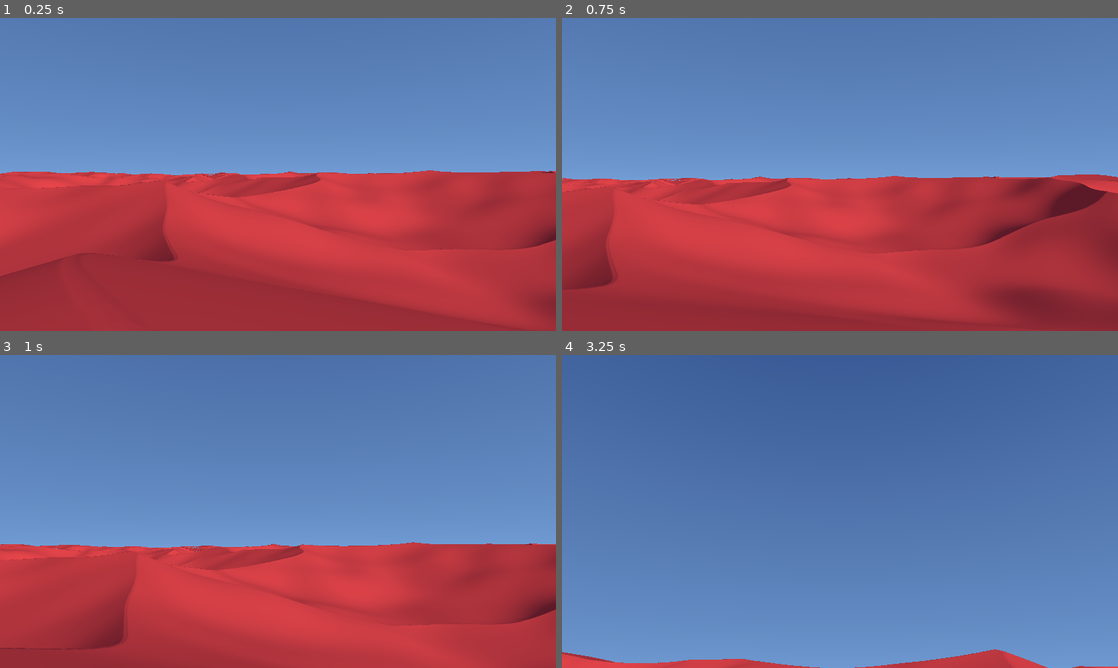
Above: before the commit, frames 1-4 (two rows, left to right).
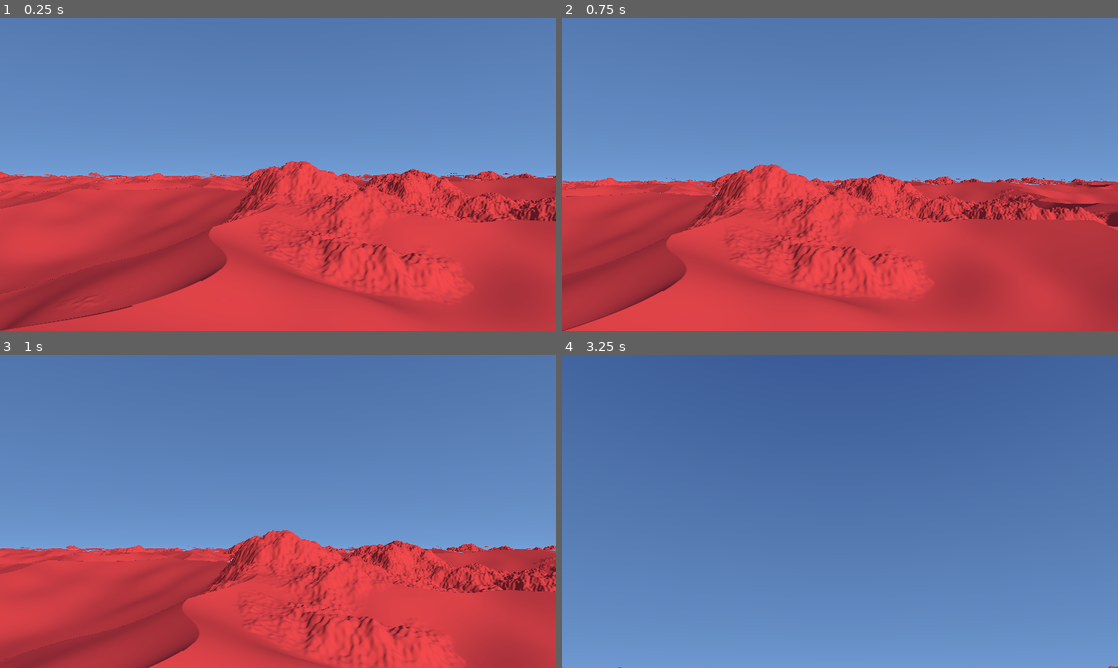
Above: after the commit, the same moments.

Repository: timo-eberl/realtime-graphics-exercises
Game: Godot game, scene res://scene.tscn
Same seed, same stepped clock (60 frames per second), same inputs: the game is played once before the commit and once after it.
Inputs (mouse positions are in pixels of both pictures, inside the frame that each line leads up to):
- Up to frame 1 (0.25 s): no input
- Up to frame 2 (0.75 s): tap Enter at 0.5 s; move the mouse to (867, 174) at 0.52 s; hold W (move_forward) from 0.53 s (still down); tap R at 0.6 s
- Up to frame 3 (1 s): keep holding W (move_forward)
- Up to frame 4 (3.25 s): keep holding W (move_forward); move the mouse to (812, 511) at 1.27 s; tap M at 1.35 s; tap Space at 2 s; move the mouse to (851, 505) at 2.02 s; tap N at 2.1 s; tap Enter at 2.75 s; move the mouse to (834, 517) at 2.77 s; tap L at 2.85 s

The runs differ from the first frame. In frame 1, 25% of the frame differs, in the area x 0-100%, y 45-100%; in frame 2, 28%, in the area x 0-100%, y 46-100%; in frame 3, 18%; in frame 4, 2.0%.

Commit message:
add rock sdf anf a LOT of optimization to make it at least somewhat real-time

Diff:
--- a/project-2/src/scene.gdshader
+++ b/project-2/src/scene.gdshader
@@ -1,7 +1,7 @@
 shader_type canvas_item;
 // constants
 const float EPSILON = 0.5; // larger than 0, but so small every smaller value is negative
-const float GRADIENT_DT = 0.5;
+const float GRADIENT_DT = 0.25;
 const int MAX_STEPS = 150; // ray march steps
 const float MAX_DISTANCE = 1000.0; // from surface; if we are that far, we won't hit anything
 const bool ORTHO_VIEW = false;
@@ -25,8 +25,11 @@
 // tone mapper (set from script)
 uniform float l_white : hint_range(0.0, 10.0) = 1.0;
 uniform float exposure : hint_range(-10.0, 10.0) = 0.0;
+// rock
+uniform float rock_height_offset = 0.0;
+uniform float rock_height = 200.0;
 // textures
-uniform sampler2D noise_texture : filter_linear, repeat_enable;
+// uniform sampler2D noise_texture : filter_linear, repeat_enable;
 // used to generate the ray
 varying vec3 _ray_p; varying vec3 _ray_dir;
 
@@ -81,23 +84,76 @@
 	return sky(ray.dir);
 }
 
-float height_at(vec3 p, out float debug) {
-	float s = 250.0;
-	vec2 uv = p.xz / s;
-	// float noise = texture(noise_texture, uv * 2.0).x;
+float fractal_snoise( vec2 x, int from, int to, int last ) {
+	float persistence = 0.27;
+	float lacunarity = 3.8;
+	float n = 0.0;
+	float frequency = 1.0;
+	float amplitude = 1.0;
+	float max_n = 0.0;
+
+	for (int i = 0; i < from; i++) {
+		max_n += amplitude;
+		frequency *= lacunarity;
+		amplitude *= persistence;
+	}
+	for (int i = from; i < to; i++) {
+		n += snoise(x * frequency) * amplitude;
+		max_n += amplitude;
+		frequency *= lacunarity;
+		amplitude *= persistence;
+	}
+	for (int i = to; i < last; i++) {
+		max_n += amplitude;
+		frequency *= lacunarity;
+		amplitude *= persistence;
+	}
+
+	return n / max_n; // normalize the result
+}
+
+float rock_height_at(vec3 p, float threshold) {
+	vec2 uv = p.xz / 1000.0;
+	float h0 = rock_height_offset / rock_height;
+	float fn02 = fractal_snoise(uv, 0, 2, 5); // first 2 of 5 octaves
+	float noise = fn02 * rock_height + rock_height_offset;
+	// only if the rock is above the sand, we calculate the other octaves
+	if (noise > threshold - rock_height * 0.1) {
+		float fn25 = fractal_snoise(uv, 2, 5, 5);
+		noise = (fn02+fn25) * rock_height + rock_height_offset;
+	}
+	return noise;// * rock_height + rock_height_offset;
+}
+
+float sand_height_at(vec3 p) {
+	vec2 uv = p.xz / 250.0;
 	float noise = snoise(uv * 2.5) * 0.7;
 	uv += noise * 0.1;
-	debug = noise;
 	float height = cellular2x2(uv).x;
 	height = smoothstep(0, 1, height);
 	return height * 60.0;
 }
 
-float sdf(vec3 p) {
-	float debug;
-	float ground = sdPlane(p, vec3(0,1,0), 1.0-height_at(p, debug));
-	return ground;
-}
+float smooth_height_at(vec3 p) {
+	float sh = sand_height_at(p);
+	// pass high threshold height so the rock height is calculated with less detail
+	float rh = rock_height_at(p, sh) + 0.0;
+	return max(sh, rh);
+}
+
+float sdf_detail(vec3 p, out bool is_close_to_rock) {
+	float sh = sand_height_at(p);
+	// pass the sand height so the rock height can be calculated with less detail
+	// where the sand is covering the rocks
+	float rh = rock_height_at(p, sh);
+	float sdSand = sdPlane(p, vec3(0,1,0), -sh);
+	float sdRock = sdPlane(p, vec3(0,1,0), -rh);
+	is_close_to_rock = sdRock - sdSand < 10.0 && sdRock < 50.0;
+	return opSmoothUnion(sdSand, sdRock, 5.0);
+	// return opUnion(sdSand, sdRock);
+}
+
+float sdf(vec3 p) { bool b; return sdf_detail(p, b); }
 
 vec3 gradient(vec3 p) {
 	const vec3 dx = vec3(GRADIENT_DT, 0.0, 0.0);
@@ -111,6 +167,10 @@
 
 float inv_lerp(float a, float b, float v) {
 	return (v-a) / (b-a);
+}
+
+float remap(float i_a, float i_b, float o_a, float o_b, float v) {
+	return mix(o_a, o_b, inv_lerp(i_a, i_b, v));
 }
 
 vec3 visualize_normal(vec3 n) {
@@ -129,17 +189,23 @@
 	vec3 p = ray.p;
 	float d;
 	for (int i = 0; i < MAX_STEPS; ++i) {
-		d = sdf(p);
+		bool is_close_to_rock;
+		d = sdf_detail(p, is_close_to_rock);
 		if (d < EPSILON || d > MAX_DISTANCE) {
 			break;
 		}
+		if (is_close_to_rock) {
+			// decrease stepsize the closer we are to a rock to avoid rendering artifacts
+			// caused by the fact that the rock sdf has a lipschitz constant > 1
+			float t = remap(50.0, 0.0, 1.0, 0.5, d);
+			t = min(1.0, t);
+			d *= t;
+		}
 		p = p + ray.dir * d;
 	}
 
 	if (d < EPSILON) { // shade surface
 		vec3 normal = normalize(gradient(p));
-		float debug;
-		height_at(p, debug);
 		if (SHOW_HEIGHT_CONTOUR_LINES) {
 			float t = distance( fract( p.y/HEIGHT_CONTOUR_LINES_DISTANCE + 0.5 ), 0.5 );
 			if (t < 0.03) { return vec3(0); }
@@ -157,8 +223,7 @@
 		ray = orthographic_ray(ORTHO_CAM_SIZE_Y, aspect_ratio, UV);
 	}
 	else {
-		float debug;
-		vec3 cam_pos = camera_position + vec3(0, height_at(camera_position, debug), 0);
+		vec3 cam_pos = camera_position + vec3(0, smooth_height_at(camera_position), 0);
 		ray = perspective_ray(azimuth, elevation, cam_pos, aspect_ratio, vertical_fov_radians, UV);
 	}
 	_ray_p = ray.p; _ray_dir = ray.dir;
@@ -172,14 +237,7 @@
 void fragment() {
 	Ray ray = Ray(_ray_p, normalize(_ray_dir));
 
-	//if (ORTHO_VIEW) {
-		//ray.dir = vec3(0,-1,0);
-		//ray.p.y = 100.0;
-		//ray.p.x = mix(-ORTHO_CAM_SIZE_Y * aspect_ratio, ORTHO_CAM_SIZE_Y * aspect_ratio, UV.x);
-		//ray.p.z = mix(-ORTHO_CAM_SIZE_Y, ORTHO_CAM_SIZE_Y, UV.y);
-	//}
-
 	COLOR = vec4(linear_to_sRGB(tonemap_reinhard(
-		sphere_trace_ray(ray) * pow(2.0, exposure),
-	l_white)), 1.0);
-}
+		sphere_trace_ray(ray) * pow(2.0, exposure), l_white
+	)), 1.0);
+}
--- a/project-2/src/scene.tscn
+++ b/project-2/src/scene.tscn
@@ -1,19 +1,7 @@
-[gd_scene load_steps=6 format=3 uid="uid://hvoagqtln2c4"]
+[gd_scene load_steps=4 format=3 uid="uid://hvoagqtln2c4"]
 
 [ext_resource type="Script" path="res://scene.gd" id="1_pttkg"]
 [ext_resource type="Shader" path="res://scene.gdshader" id="1_vrx5x"]
-
-[sub_resource type="FastNoiseLite" id="FastNoiseLite_wp1ca"]
-noise_type = 5
-frequency = 0.0032
-fractal_octaves = 1
-
-[sub_resource type="NoiseTexture2D" id="NoiseTexture2D_ok784"]
-width = 1024
-height = 1024
-seamless = true
-seamless_blend_skirt = 0.35
-noise = SubResource("FastNoiseLite_wp1ca")
 
 [sub_resource type="ShaderMaterial" id="ShaderMaterial_vpmjg"]
 shader = ExtResource("1_vrx5x")
@@ -31,7 +19,7 @@
 shader_parameter/color_c = null
 shader_parameter/color_d = null
 shader_parameter/aspect_ratio = 1.77778
-shader_parameter/camera_position = Vector3(151.82, 2, -387.02)
+shader_parameter/camera_position = Vector3(416.375, 30.005, -410.605)
 shader_parameter/azimuth = 0.0
 shader_parameter/elevation = 0.0
 shader_parameter/vertical_fov_radians = 0.785398
@@ -42,7 +30,8 @@
 shader_parameter/cos_sun_radius = 0.999799
 shader_parameter/l_white = 2.0
 shader_parameter/exposure = 0.0
-shader_parameter/noise_texture = SubResource("NoiseTexture2D_ok784")
+shader_parameter/rock_height_offset = -68.925
+shader_parameter/rock_height = 183.44
 
 [node name="Scene" type="Control"]
 layout_mode = 3
@@ -56,7 +45,7 @@
 horizon_color = Color(0.513087, 0.7043, 0.946755, 1)
 sun_direction = Vector3(0.5, 0.3, 0.7)
 sun_radius_degrees = 1.15
-camera_position = Vector3(151.82, 2, -387.02)
+camera_position = Vector3(416.375, 30.005, -410.605)
 movement_speed = 20.0
 
 [node name="Panel" type="Panel" parent="."]
@@ -65,6 +54,8 @@
 anchors_preset = 15
 anchor_right = 1.0
 anchor_bottom = 1.0
+offset_top = -1.0
+offset_bottom = -1.0
 grow_horizontal = 2
 grow_vertical = 2
 size_flags_horizontal = 3
Not shown, changed: project-2/src/inc/sdf_primitives.gdshaderinc
